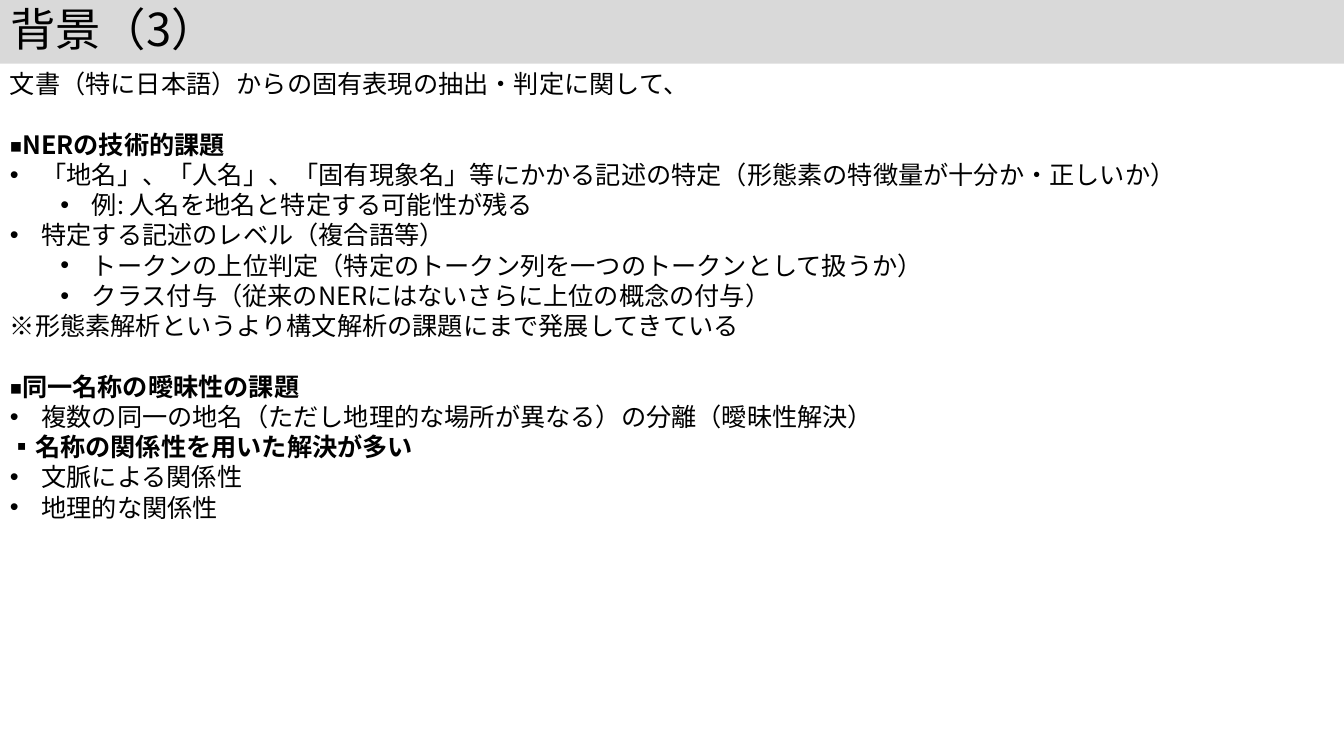
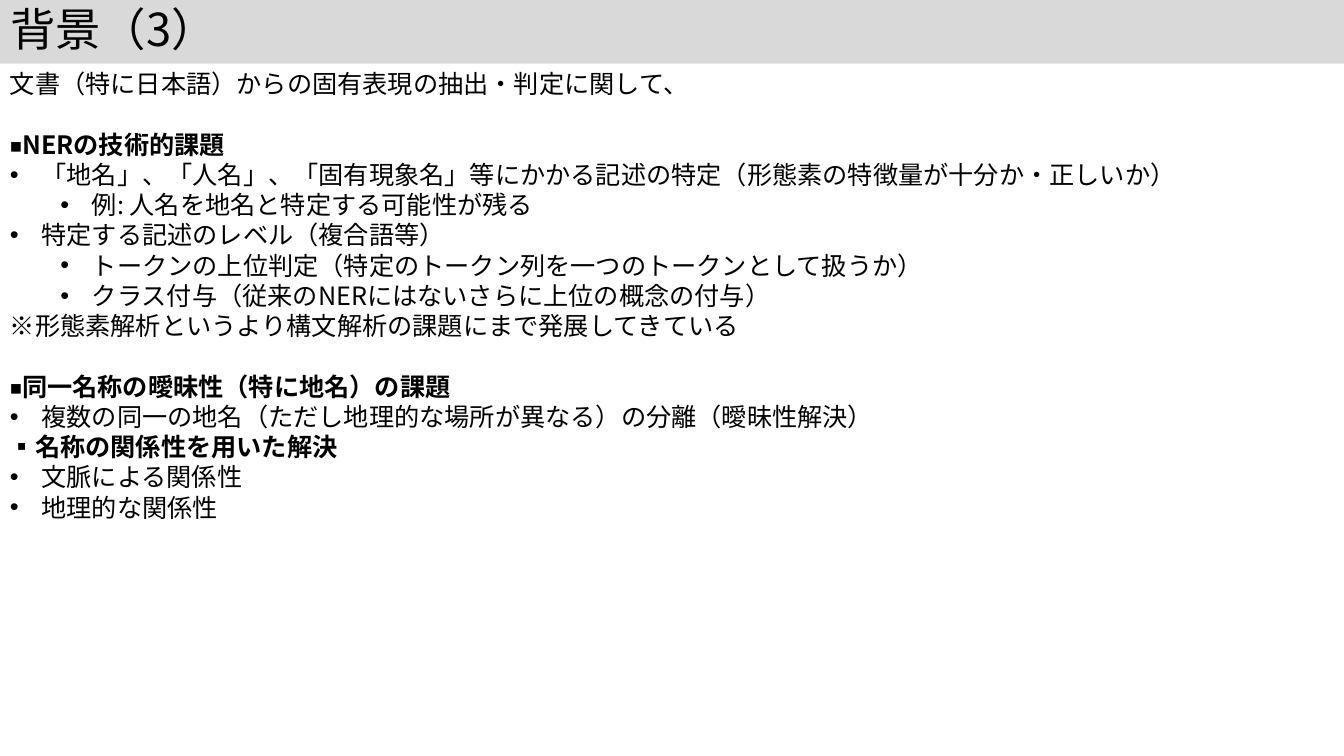
Before and after one commit to kouamano/nihongo-region-name-extract, a slide deck: slide 4 of jsik2026taikai.pptx. Drawn at 1344x756 pixels with LibreOffice and Linux fonts; fonts in the diff are those of the drawing. Boxes give left, top, right and bottom in pixels: in the first picture for what was removed or moved away, otherwise in the second. Text is boxed around its words. In the diff, an @@ line names an element or a change of style, - is before the commit and + after.

```diff
--- a/jsik2026taikai.pptx
+++ b/jsik2026taikai.pptx
@@ text at <box>22,374,450,399</box>: text changed @@
-◾️同一名称の曖昧性の課題
+◾️同一名称の曖昧性（特に地名）の課題
@@ text at <box>10,434,338,459</box>: text changed @@
-▪️名称の関係性を用いた解決が多い
+▪️名称の関係性を用いた解決
```
Also in this commit, not shown: 7 other slides changed, 1 slide added.
